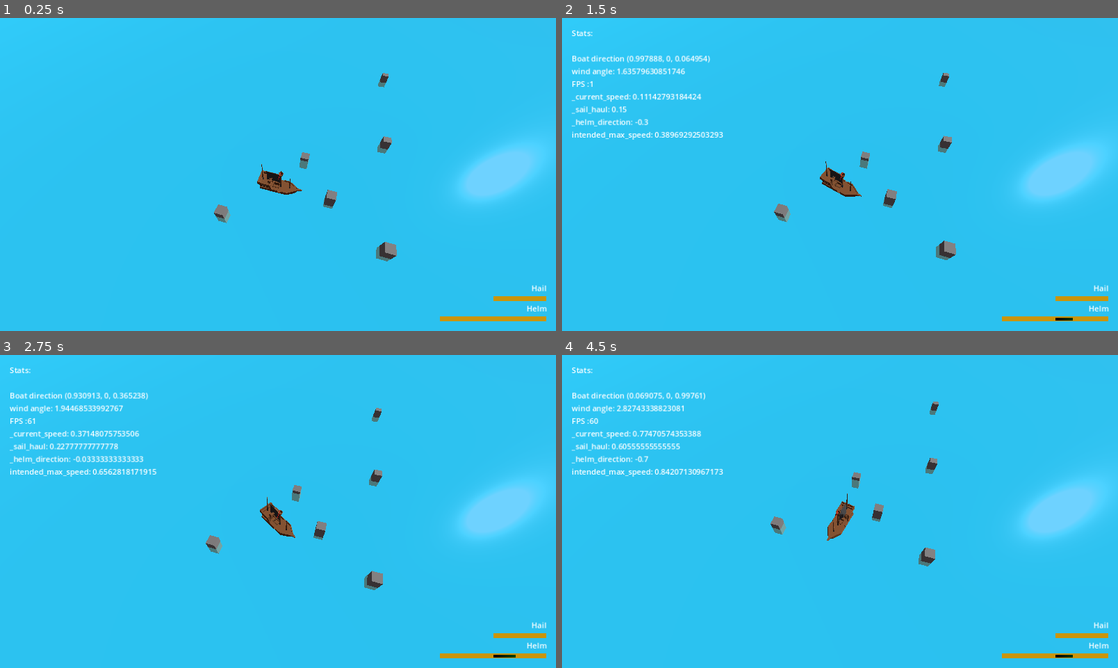
Above: before the commit, frames 1-4 (two rows, left to right).
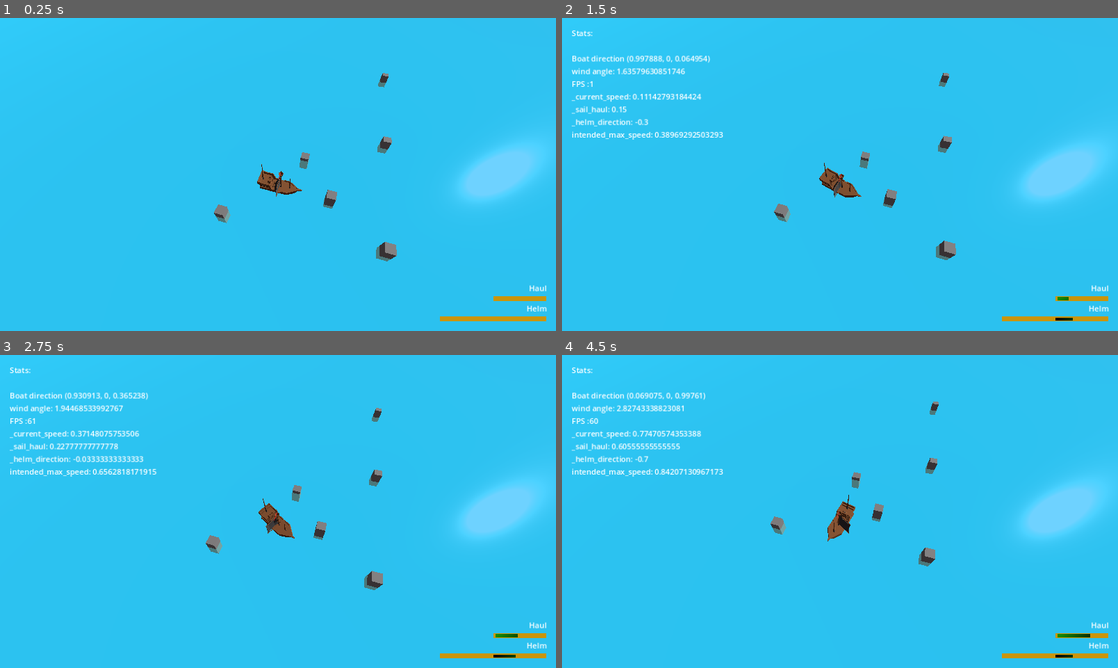
Above: after the commit, the same moments.

Repository: loiclovitana/Crapirate
Game: Godot game, scene res://src/world/map/map_1.tscn
Two runs of this game, one before a commit and one after it. Both use one fixed random seed, a clock stepped at 60 frames per second and the inputs below.
Inputs:
- Up to frame 1 (0.25 s): no input
- Up to frame 2 (1.5 s): tap Enter at 0.5 s; hold Right (p1_helm_right) 0.53-1.28 s; hold Up (p1_haul) 0.53-1.28 s; hold Left (p1_helm_left) from 1.28 s (still down); tap Down (p1_unhaul) at 1.35 s
- Up to frame 3 (2.75 s): release Left (p1_helm_left) at 2.03 s; hold Right (p1_helm_right) from 2.03 s (still down); hold Up (p1_haul) from 2.03 s (still down)
- Up to frame 4 (4.5 s): release Up (p1_haul) at 2.78 s; tap Down (p1_unhaul) at 2.85, 4.35 s; release Right (p1_helm_right) at 3.53 s; hold Up (p1_haul) 3.53-4.28 s; hold Left (p1_helm_left) from 3.53 s (still down)

The runs differ from the first frame. In frame 1, 0.1% of the frame differs, in the area x 47-99%, y 48-88%; in frame 2, 0.3%; in frame 3, 0.3%, in the area x 46-99%, y 45-91%; in frame 4, 0.3%.

Commit message:
add listing/heel

Diff:
--- a/src/player/boat.gd
+++ b/src/player/boat.gd
@@ -166,8 +166,3 @@
 	if new_speed<intended_max_speed:
 		return intended_max_speed
 	return new_speed
-
-
-# ==========================================================================================
-#		Rendering methods
-# ==========================================================================================
--- a/src/player/boat.tscn
+++ b/src/player/boat.tscn
@@ -1,8 +1,8 @@
 [gd_scene load_steps=5 format=3 uid="uid://brgh15k8ufvrd"]
 
 [ext_resource type="Script" path="res://src/player/boat.gd" id="1_qrajo"]
-[ext_resource type="PackedScene" uid="uid://b5vvlt3okj3vw" path="res://src/player/boat_rendering.tscn" id="2_4qo4p"]
-[ext_resource type="PackedScene" uid="uid://bdd2vi53oum2w" path="res://src/player/boat_canvas.tscn" id="4_qqy8j"]
+[ext_resource type="PackedScene" uid="uid://b5vvlt3okj3vw" path="res://src/player/rendering/boat_rendering.tscn" id="2_4qo4p"]
+[ext_resource type="PackedScene" uid="uid://bdd2vi53oum2w" path="res://src/player/hud/boat_canvas.tscn" id="4_qqy8j"]
 
 [sub_resource type="BoxShape3D" id="BoxShape3D_nefth"]
 size = Vector3(1.69549, 1.74908, 0.4)
--- a/src/player/boat_rendering.gd
+++ /dev/null
@@ -1,19 +0,0 @@
-extends Node3D
-class_name  BoatRendering
-
-var boat: Boat
-
-# Called when the node enters the scene tree for the first time.
-func _ready():
-	pass # Replace with function body.
-
-
-# Called every frame. 'delta' is the elapsed time since the previous frame.
-func _process(delta):
-	_render_weathercock()
-
-func _render_weathercock():
-	var boat_direction3d = boat.get_global_transform().basis.x
-	var boat_direction = Vector2(boat_direction3d.x,boat_direction3d.z)
-	var wind_angle = boat_direction.angle_to(boat.wind_direction)
-	%windPivot.set_rotation(Vector3(0,-wind_angle,0))
--- a/src/player/boat_canvas.gd
+++ b/src/player/hud/boat_canvas.gd
@@ -9,7 +9,7 @@
 
 
 # Called every frame. 'delta' is the elapsed time since the previous frame.
-func _process(delta):
+func _process(_delta):
 
 	if 0<boat._helm_direction:
 		%helmLeftView.value = abs(boat._helm_direction)*100
@@ -18,6 +18,8 @@
 		%helmLeftView.value = 0
 		%helmRightView.value =  abs(boat._helm_direction)*100
 
+	%haulView.value = boat._sail_haul*100
+
 
 func debug_set_stats(statsDisplayText):
 	%StatsDisplay.set_visible(true)
--- a/src/player/boat_canvas.tscn
+++ b/src/player/hud/boat_canvas.tscn
@@ -1,6 +1,6 @@
 [gd_scene load_steps=8 format=3 uid="uid://bdd2vi53oum2w"]
 
-[ext_resource type="Script" path="res://src/player/boat_canvas.gd" id="1_3ssya"]
+[ext_resource type="Script" path="res://src/player/hud/boat_canvas.gd" id="1_3ssya"]
 
 [sub_resource type="Gradient" id="Gradient_nmc0n"]
 colors = PackedColorArray(0.792157, 0.584314, 0.0470588, 1, 0.792157, 0.584314, 0.0470588, 1)
@@ -69,12 +69,13 @@
 size_flags_horizontal = 8
 alignment = 2
 
-[node name="HailLabel" type="Label" parent="BoatHUD/MarginContainer/control"]
+[node name="HaulLabel" type="Label" parent="BoatHUD/MarginContainer/control"]
 layout_mode = 2
 size_flags_horizontal = 8
-text = "Hail"
+text = "Haul"
 
-[node name="hailView" type="TextureProgressBar" parent="BoatHUD/MarginContainer/control"]
+[node name="haulView" type="TextureProgressBar" parent="BoatHUD/MarginContainer/control"]
+unique_name_in_owner = true
 layout_mode = 2
 size_flags_horizontal = 8
 texture_under = SubResource("GradientTexture2D_43ugg")
--- /dev/null
+++ b/src/player/rendering/boat_rendering.gd
@@ -0,0 +1,46 @@
+extends Node3D
+class_name  BoatRendering
+
+
+const MAX_HEEL_ANGLE_PER_KNOT = deg_to_rad(10)
+const MAX_HEEL_ANGLE = deg_to_rad(70)
+
+var boat: Boat
+var sails : Array[SailRendering]
+
+# Called when the node enters the scene tree for the first time.
+func _ready():
+	var sails_to_render = $Sails.get_children()
+	print(sails_to_render)
+	for s in sails_to_render:
+		sails.append(s)
+
+
+
+# Called every frame. 'delta' is the elapsed time since the previous frame.
+func _process(_delta):
+	var boat_direction3d = boat.get_global_transform().basis.x
+	var boat_direction = Vector2(boat_direction3d.x,boat_direction3d.z)
+	var wind_angle = -boat_direction.angle_to(boat.wind_direction)
+
+	_render_weathercock(wind_angle)
+	_render_sails(wind_angle)
+	_render_heel(wind_angle)
+
+func _render_heel(wind_angle):
+	var heel_ratio = sin(wind_angle)*boat._sail_haul
+	var heel_angle = MAX_HEEL_ANGLE_PER_KNOT*boat.wind_knot*heel_ratio
+	if heel_angle < -MAX_HEEL_ANGLE:
+		heel_angle=-MAX_HEEL_ANGLE
+	if MAX_HEEL_ANGLE<heel_angle:
+		heel_angle=MAX_HEEL_ANGLE
+	set_rotation ( Vector3(heel_angle,0,0))
+
+func _render_weathercock(wind_angle):
+	%windPivot.set_rotation(Vector3(0,wind_angle,0))
+
+func _render_sails(wind_angle):
+	var perfect_angle = wind_angle*0.5
+	var sail_angle = lerp(wind_angle,perfect_angle,boat._sail_haul)
+	for sail in sails:
+		sail.render_sail(sail_angle)
--- a/src/player/boat_rendering.tscn
+++ b/src/player/rendering/boat_rendering.tscn
@@ -1,8 +1,9 @@
-[gd_scene load_steps=6 format=3 uid="uid://b5vvlt3okj3vw"]
+[gd_scene load_steps=7 format=3 uid="uid://b5vvlt3okj3vw"]
 
-[ext_resource type="Script" path="res://src/player/boat_rendering.gd" id="1_4ynlb"]
+[ext_resource type="Script" path="res://src/player/rendering/boat_rendering.gd" id="1_4ynlb"]
 [ext_resource type="ArrayMesh" uid="uid://brq2a4xqhdyyg" path="res://ressources/3D/boat/ship.obj" id="1_w5rlr"]
 [ext_resource type="ArrayMesh" uid="uid://dnojyu20br1mh" path="res://ressources/3D/boat/sail_left.obj" id="2_s6s0i"]
+[ext_resource type="Script" path="res://src/player/rendering/sail_render.gd" id="3_bt6k6"]
 
 [sub_resource type="StandardMaterial3D" id="StandardMaterial3D_l3xde"]
 albedo_color = Color(1, 0, 0, 1)
@@ -19,14 +20,6 @@
 mesh = ExtResource("1_w5rlr")
 skeleton = NodePath("../..")
 
-[node name="SailPivot" type="Node3D" parent="."]
-transform = Transform3D(1, 0, 0, 0, 1, 0, 0, 0, 1, 0.172241, 1.17929, 0)
-
-[node name="sail" type="MeshInstance3D" parent="SailPivot"]
-transform = Transform3D(-1, 0, 8.74228e-08, 0, 1, 0, -8.74228e-08, 0, -1, -0.0485303, -0.191933, 0)
-mesh = ExtResource("2_s6s0i")
-skeleton = NodePath("../../body")
-
 [node name="windPivot" type="Node3D" parent="."]
 unique_name_in_owner = true
 transform = Transform3D(1, 0, 0, 0, 1, 0, 0, 0, 1, 0.166822, 1.75815, 0.0089255)
@@ -34,4 +27,15 @@
 [node name="weathercock" type="MeshInstance3D" parent="windPivot"]
 transform = Transform3D(-4.37114e-08, -1, 0, 1, -4.37114e-08, 0, 0, 0, 1, -0.253114, -0.048789, 0)
 mesh = SubResource("PrismMesh_wx8c4")
-skeleton = NodePath("../../SailPivot")
+skeleton = NodePath("../../Sails/SailPivot")
+
+[node name="Sails" type="Node3D" parent="."]
+
+[node name="SailPivot" type="Node3D" parent="Sails"]
+transform = Transform3D(1, 0, 0, 0, 1, 0, 0, 0, 1, 0.172241, 1.17929, 0)
+script = ExtResource("3_bt6k6")
+
+[node name="sail" type="MeshInstance3D" parent="Sails/SailPivot"]
+transform = Transform3D(-1, 0, 8.74228e-08, 0, 1, 0, -8.74228e-08, 0, -1, -0.0485303, -0.191933, 0)
+mesh = ExtResource("2_s6s0i")
+skeleton = NodePath("../../../body")
--- /dev/null
+++ b/src/player/rendering/sail_render.gd
@@ -0,0 +1,14 @@
+class_name SailRendering extends Node3D
+
+
+# Called when the node enters the scene tree for the first time.
+func _ready():
+	pass # Replace with function body.
+
+
+# Called every frame. 'delta' is the elapsed time since the previous frame.
+func _process(_delta):
+	pass
+
+func render_sail(sail_angle):
+	set_rotation(Vector3(0,sail_angle,0))
--- a/src/world/map/map_1.gd
+++ b/src/world/map/map_1.gd
@@ -8,5 +8,5 @@
 
 
 # Called every frame. 'delta' is the elapsed time since the previous frame.
-func _process(delta: float) -> void:
+func _process(_delta: float) -> void:
 	%Camera.set_position(%Boat.get_position() +camera_rel_position)
